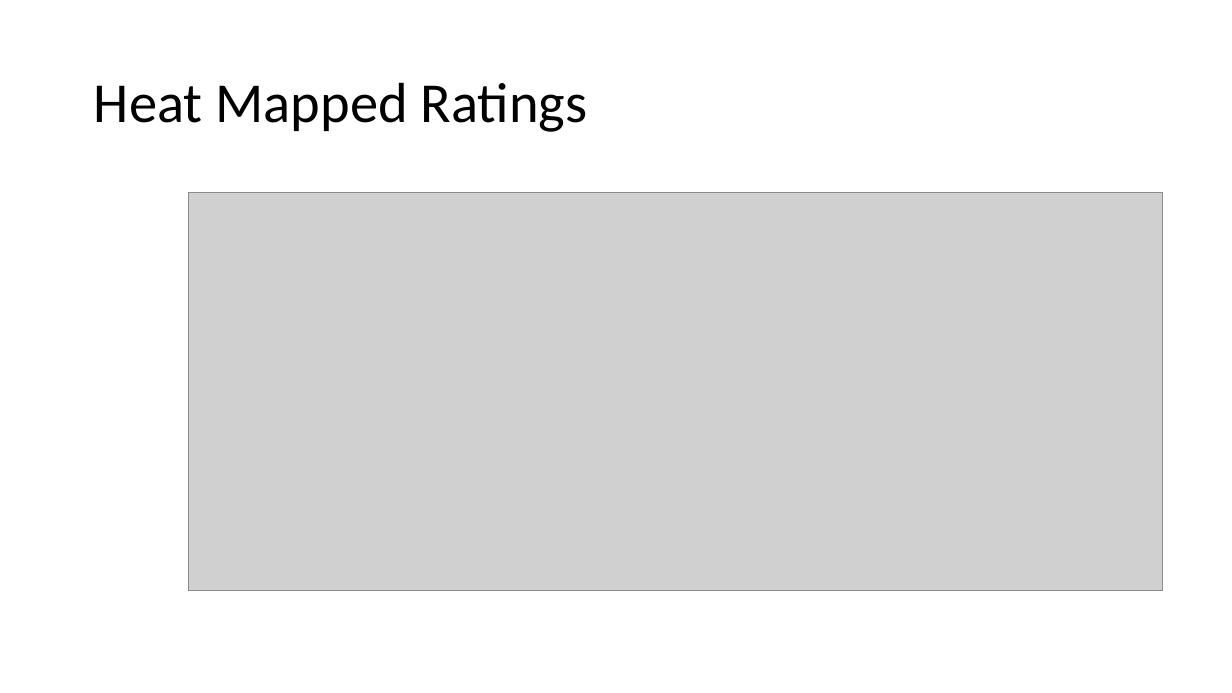
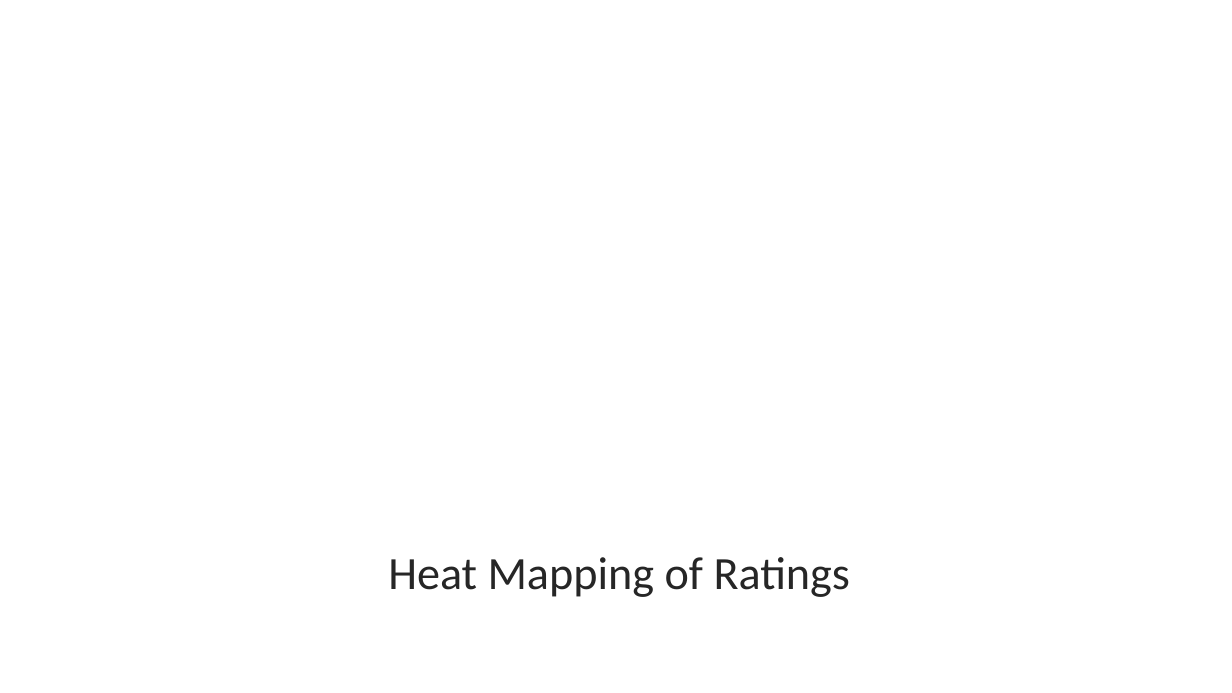
Before and after one commit to JackyUT2023/project3-group8, a slide deck: slide 6 of Project 3 Group 8 - Museums of the United States.pptx. Drawn at 1232x693 pixels with LibreOffice and Linux fonts; fonts in the diff are those of the drawing; grey boxes stand for pictures; background and template pictures are left out. Boxes give left, top, right and bottom in pixels: in the first picture for what was removed or moved away, otherwise in the second. Text is boxed around its words. In the diff, an @@ line names an element or a change of style, - is before the commit and + after.

```diff
--- a/Project 3 Group 8 - Museums of the United States.pptx
+++ b/Project 3 Group 8 - Museums of the United States.pptx
@@ picture removed at bbox=[189, 193, 1163, 591] @@
@@ rectangle added at bbox=[0, 538, 1232, 613], fill #FFFFFF at 93% opacity @@
@@ line added from (0, 530) to (1232, 530), #FFFFFF 3.25 pt @@
@@ title at bbox=[388, 557, 851, 597]: text changed; size 44 to 36 pt; text colour #000000 to #262626 @@
-Heat Mapped Ratings
+Heat Mapping of Ratings
```
Also in this commit, not shown: 3 other slides changed, 4 slides added, 1 slide removed.
